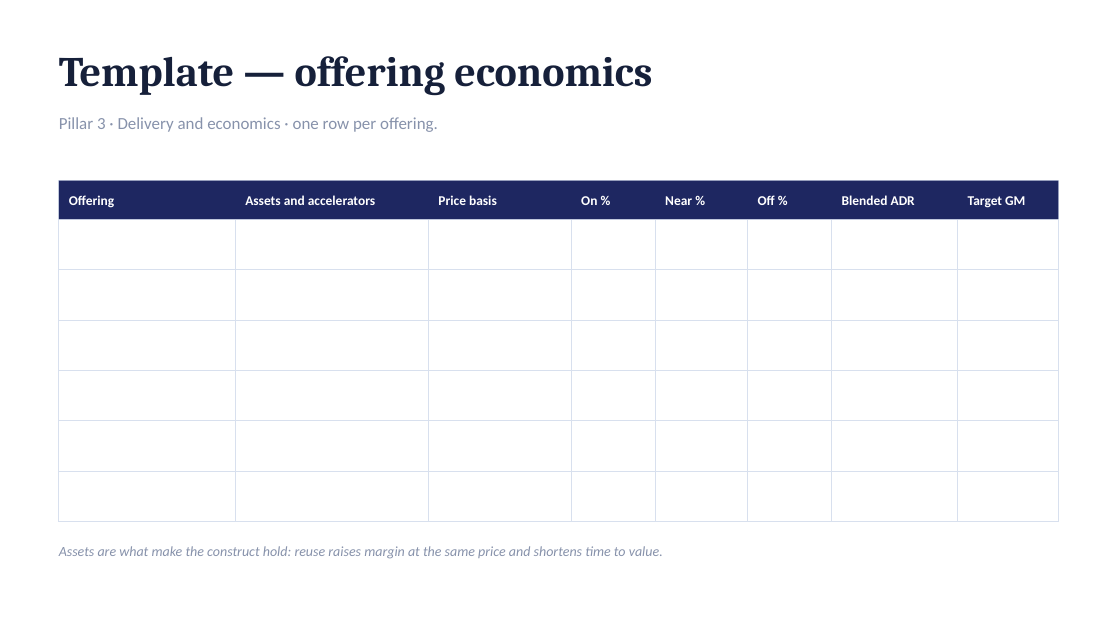
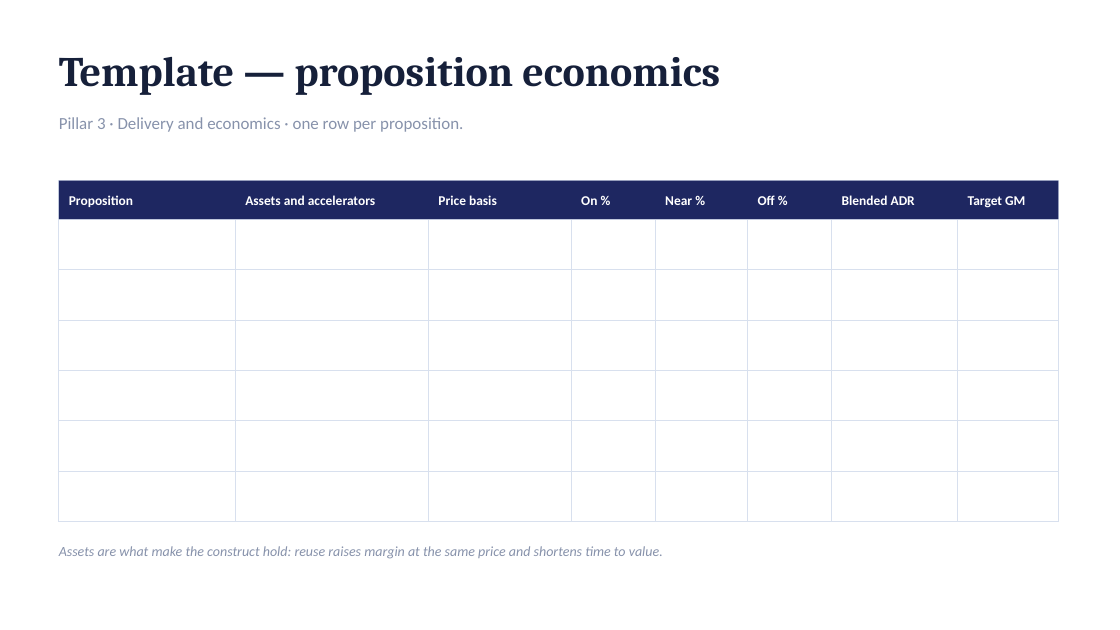
Before and after one commit to dhajjar-cyber/bae, a slide deck: slide 37 of FSI strategy/EAI&D-FSI-Strategy-Development-Plan.pptx (slide 35 before the commit). Drawn at 1120x630 pixels with LibreOffice and Linux fonts; fonts in the diff are those of the drawing. Boxes give left, top, right and bottom in pixels: in the first picture for what was removed or moved away, otherwise in the second. Text is boxed around its words. In the diff, an @@ line names an element or a change of style, - is before the commit and + after.

```diff
--- a/FSI strategy/EAI&D-FSI-Strategy-Development-Plan.pptx
+++ b/FSI strategy/EAI&D-FSI-Strategy-Development-Plan.pptx
@@ text at [59, 57, 720, 95]: text changed @@
-Template — offering economics
+Template — proposition economics
@@ text at [59, 117, 463, 132]: text changed @@
-Pillar 3 · Delivery and economics · one row per offering.
+Pillar 3 · Delivery and economics · one row per proposition.
@@ table at [59, 181, 1059, 265] @@
-row 1, column 1: Offering
+row 1, column 1: Proposition
@@ text at [67, 195, 134, 207]: text changed @@
-Offering
+Proposition
```
Also in this commit, not shown: 12 other slides changed, 2 slides added, 3 other files.
